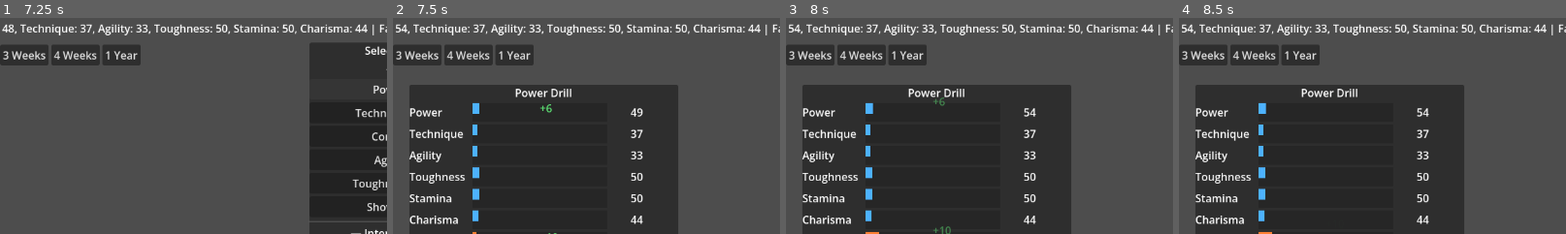
Above: before the commit, frames 1-4 (left to right).
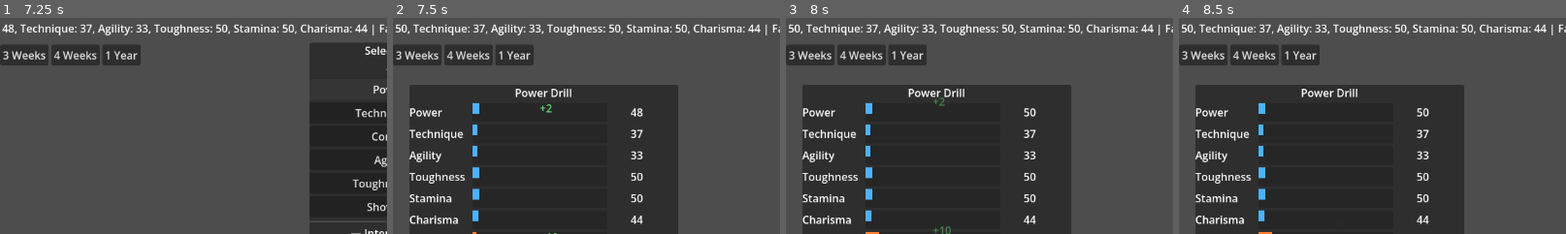
Above: after the commit, the same moments.

Repository: austinkylescott/Ringcycle
Game: Godot game, scene res://scenes/MainMenu.tscn
The game is run twice, just before and just after one commit, with the same random seed, the same clock (stepped at 60 frames per second) and the same inputs.
Inputs:
- Up to frame 1 (7.25 s): click "New Game" at 0.5 s; click "Train" at 1.25 s; click "Rest" at 2 s; click "1 Week" at 2.75 s; click "2 Weeks" at 3.5 s; click "3 Weeks" at 4.25 s; click "4 Weeks" at 5 s; click "1 Year" at 5.75 s; click "Power Drill (+POW)" at 6.5 s
- Up to frame 2 (7.5 s): click "Confirm" at 7.25 s
- Up to frame 3 (8 s): no input
- Up to frame 4 (8.5 s): tap Enter at 8 s; hold Right (ui_right) from 8.03 s (still down)
The pictures show only the part of the screen within x 31-80%, y 0-50%; the shares and areas given below are measured in that part.

Frame 1 is identical in both runs. In frame 2, 0.1% of the frame differs, in the area x 2-65%, y 2-46%; in frame 3, 0.1%; in frame 4, 0.1%.

Commit message:
Updates to evolution timelines and conditions

Diff:
--- a/scripts/core/TrainingSystem.gd
+++ b/scripts/core/TrainingSystem.gd
@@ -18,6 +18,15 @@
 #   4. apply_training() writes delta, records session, fires personality pressure
 #
 # CalendarSystem calls on_week_start(wrestler) every Monday.
+#
+# TUNING NOTE (2026-03-16):
+#   Base deltas reduced ~50% from original values. Training alone should not
+#   be able to push a stat to 800+. That ceiling requires shows, tours, and
+#   items on top of a training foundation. Target stat ranges at key milestones
+#   (balanced play, no items/tours):
+#     Rookie → Pro  (~500 days):   40–80 per stat
+#     Pro → Legend  (~1172 days):  100–180 per stat (specialist ~250 in focus stat)
+#     End of Legend career:        250–400 range; 800+ requires show/tour bonuses
 # ---------------------------------------------------------------------------
 
 # Tracks which stats were trained this in-game week for varied detection.
@@ -34,17 +43,17 @@
 
 		# --- Standard: 1 core stat only ---
 		"Power Drill":
-			return {"power": 5, "fatigue": 10, "morale": -5}
+			return {"power": 2, "fatigue": 10, "morale": -5}
 		"Technique Practice":
-			return {"technique": 5, "fatigue": 10, "morale": -5}
+			return {"technique": 2, "fatigue": 10, "morale": -5}
 		"Conditioning":
-			return {"stamina": 6, "fatigue": 10, "morale": -5}
+			return {"stamina": 3, "fatigue": 10, "morale": -5}
 		"Agility Drills":
-			return {"agility": 5, "fatigue": 10, "morale": -5}
+			return {"agility": 2, "fatigue": 10, "morale": -5}
 		"Toughness Training":
-			return {"toughness": 5, "fatigue": 10, "morale": -5}
+			return {"toughness": 2, "fatigue": 10, "morale": -5}
 		"Showmanship":
-			return {"charisma": 6, "fatigue": 10, "morale": -5}
+			return {"charisma": 3, "fatigue": 10, "morale": -5}
 
 		# --- Rest ---
 		"Rest":
@@ -54,17 +63,17 @@
 		# Primary stat gains significantly, secondary gains moderately.
 		# High fatigue cost, moderate morale hit, extra stress.
 		"Heavy Lifting":
-			return {"power": 10, "toughness": 4, "fatigue": 20, "morale": -10}
+			return {"power": 5, "toughness": 2, "fatigue": 20, "morale": -10}
 		"Sparring":
-			return {"technique": 10, "charisma": 4, "fatigue": 20, "morale": -10}
+			return {"technique": 5, "charisma": 2, "fatigue": 20, "morale": -10}
 		"Endurance Run":
-			return {"stamina": 12, "agility": 4, "fatigue": 20, "morale": -10}
+			return {"stamina": 6, "agility": 2, "fatigue": 20, "morale": -10}
 		"Speed Work":
-			return {"agility": 10, "stamina": 4, "fatigue": 20, "morale": -10}
+			return {"agility": 5, "stamina": 2, "fatigue": 20, "morale": -10}
 		"Iron Circuit":
-			return {"toughness": 10, "power": 4, "fatigue": 20, "morale": -10}
+			return {"toughness": 5, "power": 2, "fatigue": 20, "morale": -10}
 		"Crowd Work":
-			return {"charisma": 12, "technique": 4, "fatigue": 20, "morale": -10}
+			return {"charisma": 6, "technique": 2, "fatigue": 20, "morale": -10}
 
 		_:
 			push_warning("TrainingSystem.get_base_delta: unknown action '%s'" % action_name)
--- a/scripts/data/species/khet/khet_line.tres
+++ b/scripts/data/species/khet/khet_line.tres
@@ -9,13 +9,42 @@
 [ext_resource type="Resource" path="res://scripts/data/species/khet/khet_legend_b.tres" id="6_lb"]
 [ext_resource type="Resource" path="res://scripts/data/species/khet/khet_legend_c.tres" id="7_lc"]
 
-; --- Rookie to Pro conditions ---
-; Simple age + toughness floor. Should happen naturally in first year.
+; ---------------------------------------------------------------------------
+; TUNING NOTE (2026-03-16 v7) — Identity-driven stat floors
+;
+; Each gate checks only 2-3 stats that reflect the identity of that form.
+; Floors calibrated against observed sim data (~65-70% of observed minimums).
+;
+; Khet average lifespan: 2190 days
+; Stage split: 40% Rookie (876d) / 30% Pro (657d) / 30% Legend (657d)
+;   Rookie->Pro gate opens:  876 days
+;   Pro->Legend gate opens: 1533 days
+;
+; Gate identities:
+;   Rookie->Pro  : Stamina + Technique  (the endurance specialist)
+;   Legend A     : Technique + Charisma + Fame  (refined, commanding, known)
+;   Legend B     : Power high + Charisma low  (the brute, crowd-indifferent)
+;   Legend C     : Power + Technique + Charisma + Championship  (force, skill, presence)
+;
+; Observed stat ranges at gates (latest sim log):
+;   At ~876 days:   STA min ~220  TEC min ~165
+;   At ~1533 days:  POW min ~312  TEC min ~305  CHA min ~294
+;
+; Lifespan reference (336 days = 1 year):
+;   4yr = 1344d (sabotage)    7yr = 2352d (good)
+;   5yr = 1680d (unskilled)   8yr = 2688d (pushing it)
+;   6yr = 2016d (average)     9yr = 3024d (concerted effort)
+; ---------------------------------------------------------------------------
+
+; --- Rookie to Pro ---
+; Identity: the endurance specialist. Checks Stamina + Technique only.
+; Floors at ~80% of observed minimums — clears immediately for any
+; active trainer, but confirms the Khet identity is developing.
 
 [sub_resource type="Resource" id="rtp_1"]
 script = ExtResource("2_ec")
 type = 4
-days = 365
+days = 876
 
 [sub_resource type="Resource" id="rtp_2"]
 script = ExtResource("2_ec")
@@ -25,13 +54,21 @@
 [sub_resource type="Resource" id="rtp_3"]
 script = ExtResource("2_ec")
 type = 0
-stat = "toughness"
-value = 100.0
-
-; --- Legend A (Nesut / Pharaoh) conditions ---
-; Natural path. Balanced stats + Fame. A casual player who does shows
-; and trains reasonably will hit this. Thresholds set so that a player
-; who trains varied and attends shows naturally qualifies mid-career.
+stat = "stamina"
+value = 180.0
+
+[sub_resource type="Resource" id="rtp_4"]
+script = ExtResource("2_ec")
+type = 0
+stat = "technique"
+value = 130.0
+
+; --- Legend A (Nesut / Pharaoh) ---
+; Identity: refined, commanding, known.
+; Checks Technique + Charisma + Fame only.
+; Floors at ~70% of observed minimums. Well-played clears immediately.
+; A monster who neglected Technique or Charisma for a specialist build
+; may need a few weeks after the window opens.
 
 [sub_resource type="Resource" id="la_1"]
 script = ExtResource("2_ec")
@@ -40,45 +77,26 @@
 
 [sub_resource type="Resource" id="la_2"]
 script = ExtResource("2_ec")
-type = 0
-stat = "power"
-value = 250.0
-hint_vague = "Needs solid Power..."
-hint_full = "Needs 250 Power"
+type = 4
+days = 1533
 
 [sub_resource type="Resource" id="la_3"]
 script = ExtResource("2_ec")
 type = 0
 stat = "technique"
-value = 250.0
+value = 210.0
 hint_vague = "Needs refined Technique..."
-hint_full = "Needs 250 Technique"
+hint_full = "Needs 210 Technique"
 
 [sub_resource type="Resource" id="la_4"]
 script = ExtResource("2_ec")
 type = 0
-stat = "toughness"
-value = 260.0
-hint_vague = "Needs solid Toughness..."
-hint_full = "Needs 260 Toughness"
+stat = "charisma"
+value = 200.0
+hint_vague = "Needs commanding Charisma..."
+hint_full = "Needs 200 Charisma"
 
 [sub_resource type="Resource" id="la_5"]
-script = ExtResource("2_ec")
-type = 0
-stat = "stamina"
-value = 260.0
-hint_vague = "Needs enduring Stamina..."
-hint_full = "Needs 260 Stamina"
-
-[sub_resource type="Resource" id="la_6"]
-script = ExtResource("2_ec")
-type = 0
-stat = "charisma"
-value = 230.0
-hint_vague = "Needs commanding Charisma..."
-hint_full = "Needs 230 Charisma"
-
-[sub_resource type="Resource" id="la_7"]
 script = ExtResource("2_ec")
 type = 7
 stat = "fame"
@@ -86,10 +104,14 @@
 hint_vague = "Needs to be known..."
 hint_full = "Needs 40 Fame"
 
-; --- Legend B (Mesu-Bathu / Revenant) conditions ---
-; Specialist path. Heavy Power drilling + Charisma neglect.
-; A player who intentionally focuses on Power and ignores Charisma hits this.
-; Thresholds kept high enough to require genuine specialisation.
+; --- Legend B (Mesu-Bathu / Revenant) ---
+; Identity: the brute, crowd-indifferent.
+; Checks Power high + Charisma low. Two stats, opposite directions.
+; Observed power specialist at 1533 days: POW ~430-470, floor at 260
+; is comfortably reachable with committed specialisation.
+; Charisma cap 120: balanced monster has ~290-350 CHA at this point,
+; so must actively neglect it throughout Pro stage.
+; Sessions check (25) confirms the specialisation was intentional.
 
 [sub_resource type="Resource" id="lb_1"]
 script = ExtResource("2_ec")
@@ -97,35 +119,41 @@
 stage = "Pro"
 
 [sub_resource type="Resource" id="lb_2"]
+script = ExtResource("2_ec")
+type = 4
+days = 1533
+
+[sub_resource type="Resource" id="lb_3"]
 script = ExtResource("2_ec")
 type = 3
 stat = "power"
-sessions = 35
+sessions = 25
 hint_vague = "Seems to respond to repeated Power training..."
-hint_full = "Needs 35 Power training sessions"
-
-[sub_resource type="Resource" id="lb_3"]
+hint_full = "Needs 25 Power training sessions"
+
+[sub_resource type="Resource" id="lb_4"]
 script = ExtResource("2_ec")
 type = 0
 stat = "power"
-value = 380.0
+value = 260.0
 hint_vague = "Needs very high Power..."
-hint_full = "Needs 380 Power"
-
-[sub_resource type="Resource" id="lb_4"]
+hint_full = "Needs 260 Power"
+
+[sub_resource type="Resource" id="lb_5"]
 script = ExtResource("2_ec")
 type = 1
 stat = "charisma"
-value = 180.0
+value = 120.0
 hint_vague = "Something happens when the crowd doesn't warm to them..."
-hint_full = "Needs Charisma below 180"
-
-; --- Legend C (Aten-Ka / God-King) conditions ---
-; Against-grain path. All six stats above threshold AND a championship win.
-; The championship requirement means you can't just train in a gym — you must
-; compete. A player who stumbles into balanced stats but never wins a title
-; will NOT hit this path. Requires intentional engagement with the show system.
-; hint_vague is "???" — this path is deliberately obscure.
+hint_full = "Needs Charisma below 120"
+
+; --- Legend C (Aten-Ka / God-King) ---
+; Identity: force, skill, presence. The complete package.
+; Checks Power + Technique + Charisma + Championship.
+; Floors at ~70% of observed minimums — requires genuine breadth,
+; a heavy specialist will likely fail at least one of these three.
+; Championship is the true differentiator: cannot be earned from
+; the gym alone. hint_vague "???" — obscure by design.
 
 [sub_resource type="Resource" id="lc_1"]
 script = ExtResource("2_ec")
@@ -134,53 +162,34 @@
 
 [sub_resource type="Resource" id="lc_2"]
 script = ExtResource("2_ec")
+type = 4
+days = 1533
+
+[sub_resource type="Resource" id="lc_3"]
+script = ExtResource("2_ec")
 type = 0
 stat = "power"
-value = 350.0
-hint_vague = "???"
-hint_full = "Needs 350 Power"
-
-[sub_resource type="Resource" id="lc_3"]
+value = 220.0
+hint_vague = "???"
+hint_full = "Needs 220 Power"
+
+[sub_resource type="Resource" id="lc_4"]
 script = ExtResource("2_ec")
 type = 0
 stat = "technique"
-value = 350.0
-hint_vague = "???"
-hint_full = "Needs 350 Technique"
-
-[sub_resource type="Resource" id="lc_4"]
-script = ExtResource("2_ec")
-type = 0
-stat = "agility"
-value = 320.0
-hint_vague = "???"
-hint_full = "Needs 320 Agility"
+value = 210.0
+hint_vague = "???"
+hint_full = "Needs 210 Technique"
 
 [sub_resource type="Resource" id="lc_5"]
 script = ExtResource("2_ec")
 type = 0
-stat = "toughness"
-value = 350.0
-hint_vague = "???"
-hint_full = "Needs 350 Toughness"
+stat = "charisma"
+value = 200.0
+hint_vague = "???"
+hint_full = "Needs 200 Charisma"
 
 [sub_resource type="Resource" id="lc_6"]
-script = ExtResource("2_ec")
-type = 0
-stat = "stamina"
-value = 350.0
-hint_vague = "???"
-hint_full = "Needs 350 Stamina"
-
-[sub_resource type="Resource" id="lc_7"]
-script = ExtResource("2_ec")
-type = 0
-stat = "charisma"
-value = 320.0
-hint_vague = "???"
-hint_full = "Needs 320 Charisma"
-
-[sub_resource type="Resource" id="lc_8"]
 script = ExtResource("2_ec")
 type = 6
 event_id = "championship_won"
@@ -198,10 +207,10 @@
 form_legend_a = ExtResource("5_la")
 form_legend_b = ExtResource("6_lb")
 form_legend_c = ExtResource("7_lc")
-conditions_rookie_to_pro = [SubResource("rtp_1"), SubResource("rtp_2"), SubResource("rtp_3")]
-conditions_legend_a = [SubResource("la_1"), SubResource("la_2"), SubResource("la_3"), SubResource("la_4"), SubResource("la_5"), SubResource("la_6"), SubResource("la_7")]
-conditions_legend_b = [SubResource("lb_1"), SubResource("lb_2"), SubResource("lb_3"), SubResource("lb_4")]
-conditions_legend_c = [SubResource("lc_1"), SubResource("lc_2"), SubResource("lc_3"), SubResource("lc_4"), SubResource("lc_5"), SubResource("lc_6"), SubResource("lc_7"), SubResource("lc_8")]
+conditions_rookie_to_pro = [SubResource("rtp_1"), SubResource("rtp_2"), SubResource("rtp_3"), SubResource("rtp_4")]
+conditions_legend_a = [SubResource("la_1"), SubResource("la_2"), SubResource("la_3"), SubResource("la_4"), SubResource("la_5")]
+conditions_legend_b = [SubResource("lb_1"), SubResource("lb_2"), SubResource("lb_3"), SubResource("lb_4"), SubResource("lb_5")]
+conditions_legend_c = [SubResource("lc_1"), SubResource("lc_2"), SubResource("lc_3"), SubResource("lc_4"), SubResource("lc_5"), SubResource("lc_6")]
 legend_priority = ["legend_c", "legend_b", "legend_a"]
 legend_a_hint_level = "vague"
 legend_b_hint_level = "vague"
--- a/scripts/data/species/khet/khet_pro.tres
+++ b/scripts/data/species/khet/khet_pro.tres
@@ -24,12 +24,12 @@
 "charisma": 1.1
 }
 soft_caps = {
-"power": 650,
-"technique": 650,
-"agility": 580,
-"toughness": 700,
-"stamina": 700,
-"charisma": 650
+"power": 350,
+"technique": 350,
+"agility": 320,
+"toughness": 380,
+"stamina": 380,
+"charisma": 350
 }
 lifespan_base = 2190
 lifespan_variance = 365
--- a/scripts/data/species/khet/khet_rookie.tres
+++ b/scripts/data/species/khet/khet_rookie.tres
@@ -24,12 +24,12 @@
 "charisma": 1.0
 }
 soft_caps = {
-"power": 550,
-"technique": 550,
-"agility": 500,
-"toughness": 600,
-"stamina": 600,
-"charisma": 550
+"power": 220,
+"technique": 220,
+"agility": 200,
+"toughness": 240,
+"stamina": 240,
+"charisma": 220
 }
 lifespan_base = 2190
 lifespan_variance = 365
